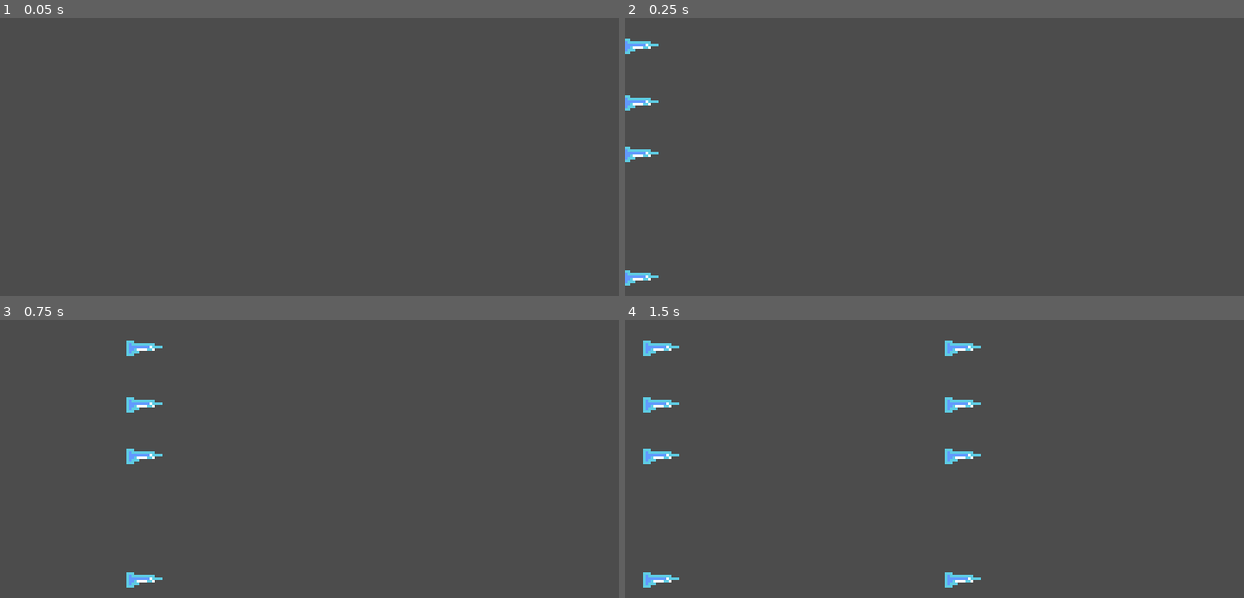
Above: before the commit, frames 1-4 (two rows, left to right).
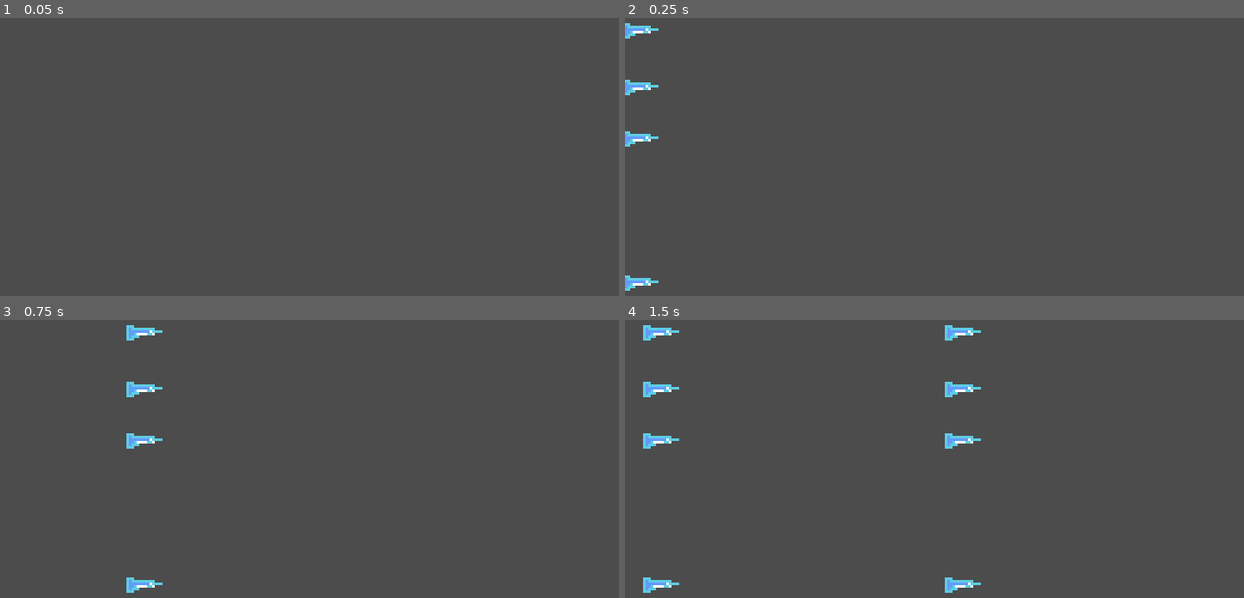
Above: after the commit, the same moments.

Repository: sugarvoid/winter-break-jam
Game: Godot game, scene res://game/danger_object/wave/sickle_wave_left_all.tscn
The game is run twice, just before and just after one commit, with the same random seed, the same clock (stepped at 60 frames per second) and the same inputs. This scene is started directly instead of the project's main scene.
Inputs:
- Up to frame 1 (0.05 s): no input
- Up to frame 2 (0.25 s): no input
- Up to frame 3 (0.75 s): tap Enter (ui_accept) at 0.5 s; hold D (move_right) from 0.53 s (still down)
- Up to frame 4 (1.5 s): keep holding D (move_right); tap W (jump) at 0.77 s

Frame 1 is identical in both runs. In frame 2, 1.2% of the frame differs, in the area x 0-6%, y 1-99%; in frame 3, 1.3%; in frame 4, 2.7%, in the area x 2-58%, y 1-99%.

Commit message:
Tweak sickle speeds and spawn pattern

Diff:
--- a/game/danger_object/wave/sickle_wave_left_all.tscn
+++ b/game/danger_object/wave/sickle_wave_left_all.tscn
@@ -6,49 +6,49 @@
 [node name="SWLeftAll" instance=ExtResource( 1 )]
 
 [node name="IceSickle2" parent="Hazards" index="0" instance=ExtResource( 2 )]
-position = Vector2( -18, 21 )
+position = Vector2( -18, 15 )
 rotation_d = 0
 
 [node name="IceSickle3" parent="Hazards" index="1" instance=ExtResource( 2 )]
-position = Vector2( -18, 43 )
+position = Vector2( -18, 37 )
 rotation_d = 0
 
 [node name="IceSickle4" parent="Hazards" index="2" instance=ExtResource( 2 )]
-position = Vector2( -18, 63 )
+position = Vector2( -18, 57 )
 rotation_d = 0
 
 [node name="IceSickle5" parent="Hazards" index="3" instance=ExtResource( 2 )]
-position = Vector2( -18, 111 )
+position = Vector2( -18, 113 )
 rotation_d = 0
 
 [node name="IceSickle6" parent="Hazards" index="4" instance=ExtResource( 2 )]
-position = Vector2( -135, 21 )
+position = Vector2( -135, 15 )
 rotation_d = 0
 
 [node name="IceSickle7" parent="Hazards" index="5" instance=ExtResource( 2 )]
-position = Vector2( -135, 43 )
+position = Vector2( -135, 37 )
 rotation_d = 0
 
 [node name="IceSickle8" parent="Hazards" index="6" instance=ExtResource( 2 )]
-position = Vector2( -135, 63 )
+position = Vector2( -135, 57 )
 rotation_d = 0
 
 [node name="IceSickle9" parent="Hazards" index="7" instance=ExtResource( 2 )]
-position = Vector2( -135, 111 )
+position = Vector2( -135, 113 )
 rotation_d = 0
 
 [node name="IceSickle10" parent="Hazards" index="8" instance=ExtResource( 2 )]
-position = Vector2( -283, 21 )
+position = Vector2( -283, 15 )
 rotation_d = 0
 
 [node name="IceSickle11" parent="Hazards" index="9" instance=ExtResource( 2 )]
-position = Vector2( -283, 43 )
+position = Vector2( -283, 37 )
 rotation_d = 0
 
 [node name="IceSickle12" parent="Hazards" index="10" instance=ExtResource( 2 )]
-position = Vector2( -283, 63 )
+position = Vector2( -283, 57 )
 rotation_d = 0
 
 [node name="IceSickle13" parent="Hazards" index="11" instance=ExtResource( 2 )]
-position = Vector2( -283, 111 )
+position = Vector2( -283, 113 )
 rotation_d = 0
--- a/game/danger_object/wave/sickle_wave_left_bottom.tscn
+++ b/game/danger_object/wave/sickle_wave_left_bottom.tscn
@@ -6,7 +6,7 @@
 [node name="SickleWaveLeftBottom" instance=ExtResource( 2 )]
 
 [node name="IceSickle" parent="Hazards" index="0" instance=ExtResource( 1 )]
-position = Vector2( -17, 68 )
+position = Vector2( -17, 62 )
 rotation_d = 0
 
 [node name="IceSickle2" parent="Hazards" index="1" instance=ExtResource( 1 )]
@@ -14,15 +14,15 @@
 rotation_d = 0
 
 [node name="IceSickle3" parent="Hazards" index="2" instance=ExtResource( 1 )]
-position = Vector2( -119, 98 )
+position = Vector2( -119, 100 )
 rotation_d = 0
 
 [node name="IceSickle4" parent="Hazards" index="3" instance=ExtResource( 1 )]
-position = Vector2( -119, 116 )
+position = Vector2( -119, 118 )
 rotation_d = 0
 
 [node name="IceSickle5" parent="Hazards" index="4" instance=ExtResource( 1 )]
-position = Vector2( -202, 69 )
+position = Vector2( -202, 63 )
 rotation_d = 0
 
 [node name="IceSickle6" parent="Hazards" index="5" instance=ExtResource( 1 )]
--- a/game/danger_object/wave/sickle_wave_left_top.tscn
+++ b/game/danger_object/wave/sickle_wave_left_top.tscn
@@ -6,11 +6,11 @@
 [node name="SickleWaveLeftTop" instance=ExtResource( 2 )]
 
 [node name="IceSickle" parent="Hazards" index="0" instance=ExtResource( 1 )]
-position = Vector2( -10, 50 )
+position = Vector2( -10, 39 )
 rotation_d = 0
 
 [node name="IceSickle2" parent="Hazards" index="1" instance=ExtResource( 1 )]
-position = Vector2( -183, 46 )
+position = Vector2( -184, 76 )
 rotation_d = 0
 
 [node name="IceSickle3" parent="Hazards" index="2" instance=ExtResource( 1 )]
--- a/game/danger_object/wave/sickle_wave_right_bottom.tscn
+++ b/game/danger_object/wave/sickle_wave_right_bottom.tscn
@@ -6,37 +6,37 @@
 [node name="SickleWaveRighBottom" instance=ExtResource( 2 )]
 
 [node name="IceSickle" parent="Hazards" index="0" instance=ExtResource( 1 )]
-position = Vector2( 258, 73 )
+position = Vector2( 258, 59 )
 rotation_d = 180
 
 [node name="IceSickle4" parent="Hazards" index="1" instance=ExtResource( 1 )]
-position = Vector2( 258, 99 )
+position = Vector2( 272, 99 )
 rotation_d = 180
 
 [node name="IceSickle6" parent="Hazards" index="2" instance=ExtResource( 1 )]
-position = Vector2( 288, 73 )
+position = Vector2( 288, 59 )
 rotation_d = 180
 
 [node name="IceSickle2" parent="Hazards" index="3" instance=ExtResource( 1 )]
-position = Vector2( 346, 73 )
+position = Vector2( 346, 59 )
 rotation_d = 180
 
 [node name="IceSickle5" parent="Hazards" index="4" instance=ExtResource( 1 )]
-position = Vector2( 346, 99 )
+position = Vector2( 360, 99 )
 rotation_d = 180
 
 [node name="IceSickle7" parent="Hazards" index="5" instance=ExtResource( 1 )]
-position = Vector2( 376, 73 )
+position = Vector2( 376, 59 )
 rotation_d = 180
 
 [node name="IceSickle3" parent="Hazards" index="6" instance=ExtResource( 1 )]
-position = Vector2( 443, 73 )
+position = Vector2( 443, 59 )
 rotation_d = 180
 
 [node name="IceSickle8" parent="Hazards" index="7" instance=ExtResource( 1 )]
-position = Vector2( 443, 99 )
+position = Vector2( 457, 99 )
 rotation_d = 180
 
 [node name="IceSickle9" parent="Hazards" index="8" instance=ExtResource( 1 )]
-position = Vector2( 473, 73 )
+position = Vector2( 473, 59 )
 rotation_d = 180
--- a/game/danger_object/wave/sickle_wave_right_top.tscn
+++ b/game/danger_object/wave/sickle_wave_right_top.tscn
@@ -6,7 +6,7 @@
 [node name="SickleWaveRightTop" instance=ExtResource( 2 )]
 
 [node name="IceSickle" parent="Hazards" index="0" instance=ExtResource( 1 )]
-position = Vector2( 253, 35 )
+position = Vector2( 253, 26 )
 rotation_d = 180
 
 [node name="IceSickle2" parent="Hazards" index="1" instance=ExtResource( 1 )]
@@ -22,7 +22,7 @@
 rotation_d = 180
 
 [node name="IceSickle5" parent="Hazards" index="4" instance=ExtResource( 1 )]
-position = Vector2( 351, 67 )
+position = Vector2( 351, 55 )
 rotation_d = 180
 
 [node name="IceSickle7" parent="Hazards" index="5" instance=ExtResource( 1 )]
@@ -30,5 +30,5 @@
 rotation_d = 180
 
 [node name="IceSickle6" parent="Hazards" index="6" instance=ExtResource( 1 )]
-position = Vector2( 441, 47 )
+position = Vector2( 441, 34 )
 rotation_d = 180
--- a/game/danger_object/wave/sickle_wave_top_right.tscn
+++ b/game/danger_object/wave/sickle_wave_top_right.tscn
@@ -6,7 +6,7 @@
 [node name="SWTopRight" instance=ExtResource( 1 )]
 
 [node name="IceSickle" parent="Hazards" index="0" instance=ExtResource( 2 )]
-position = Vector2( 121, -80 )
+position = Vector2( 79, -80 )
 rotation_d = 90
 
 [node name="IceSickle2" parent="Hazards" index="1" instance=ExtResource( 2 )]
@@ -18,7 +18,7 @@
 rotation_d = 90
 
 [node name="IceSickle4" parent="Hazards" index="3" instance=ExtResource( 2 )]
-position = Vector2( 187, -80 )
+position = Vector2( 145, -80 )
 rotation_d = 90
 
 [node name="IceSickle5" parent="Hazards" index="4" instance=ExtResource( 2 )]
--- a/game/manager/hazard_manager/hazard_manager.gd
+++ b/game/manager/hazard_manager/hazard_manager.gd
@@ -26,7 +26,7 @@
 const p_SWFinal: PackedScene = preload("res://game/danger_object/wave/sickle_wave_final.tscn")
 
 #TODO: Make const
-var left_timer_time: int = 3.5
+var left_timer_time: int = 4
 var right_timer_time: float = 2.0
 
 func _ready():
@@ -59,7 +59,7 @@
 	self.hazard_container.call_deferred("add_child", new_wave)
 
 func _on_left_timeout() -> void:
-	_spawn_ice_sickle($LeftJump.global_position, DangerObject.MOVING_DIRECTION.RIGHT, 170)
+	_spawn_ice_sickle($LeftJump.global_position, DangerObject.MOVING_DIRECTION.RIGHT, 120)
 	_spawn_ice_sickle($LeftLow.global_position, DangerObject.MOVING_DIRECTION.RIGHT, 170)
 	## _spawn_ice_sickle(bottom_left.global_position, DangerObject.MOVING_DIRECTION.RIGHT, 150)
 
